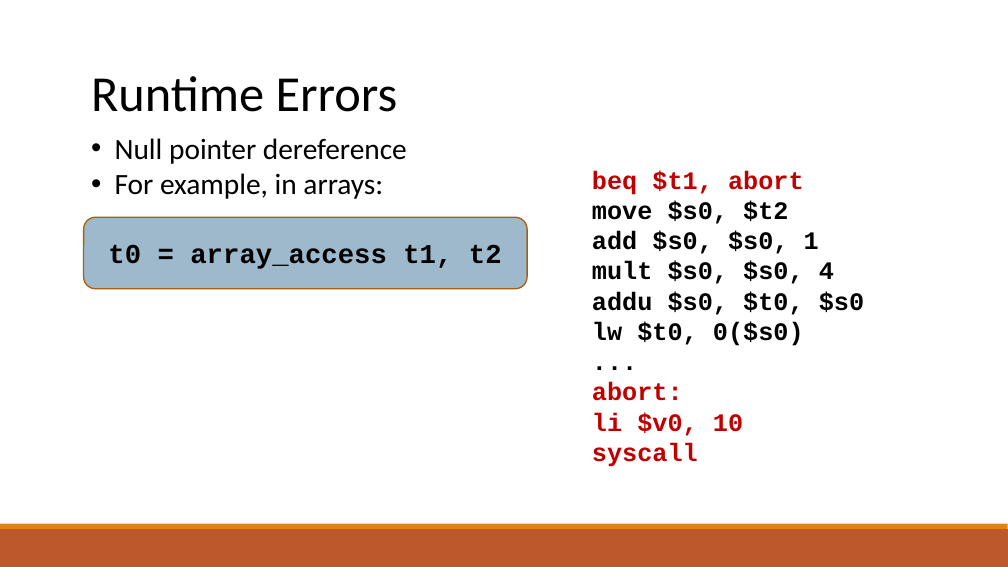
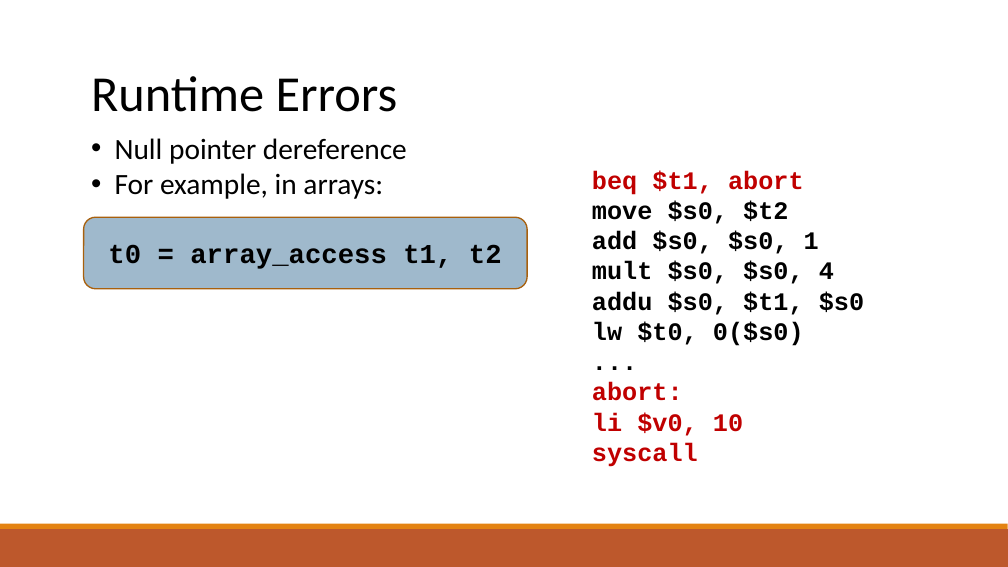
Before and after one commit to raghadzeidan/COMPILATION_TAU_FOR_STUDENTS, a slide deck: slide 56 of new_slides/codegen.pptx. Drawn at 1008x567 pixels with LibreOffice and Linux fonts; fonts in the diff are those of the drawing. Boxes give left, top, right and bottom in pixels: in the first picture for what was removed or moved away, otherwise in the second. Text is boxed around its words. In the diff, an @@ line names an element or a change of style, - is before the commit and + after.

```diff
--- a/new_slides/codegen.pptx
+++ b/new_slides/codegen.pptx
@@ text at box(592, 291, 864, 315): text changed @@
-addu $s0, $t0, $s0
+addu $s0, $t1, $s0
```
Also in this commit, not shown: 5 other slides changed, 1 other file.
